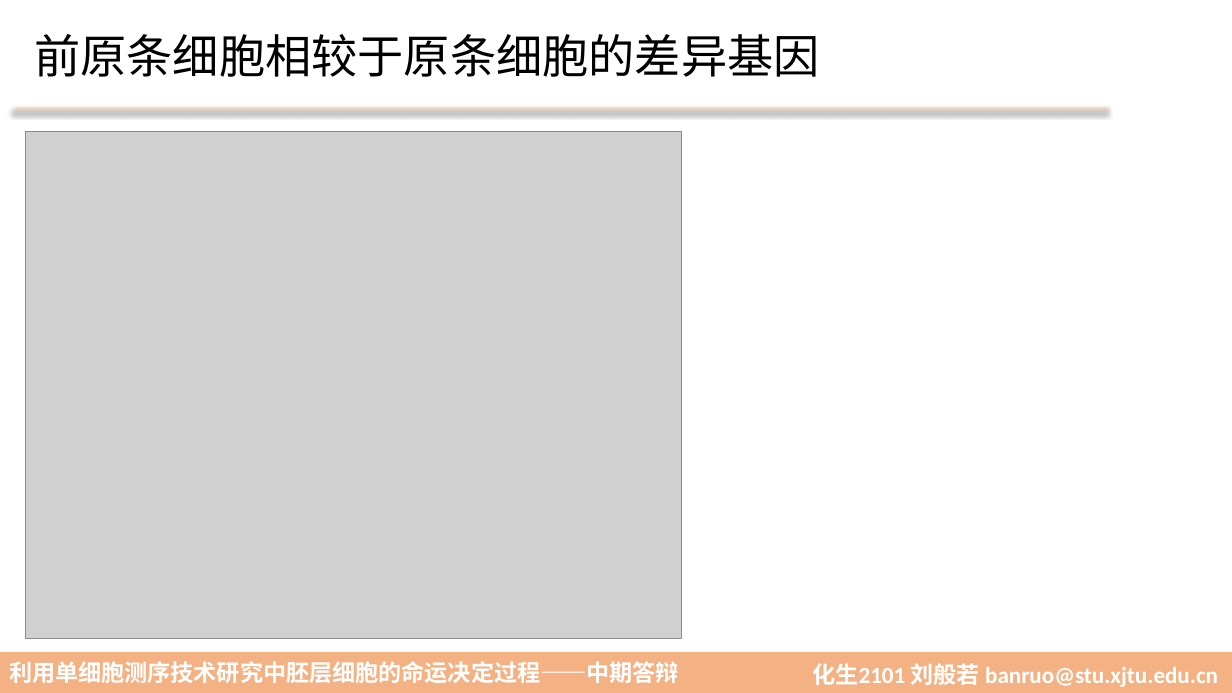
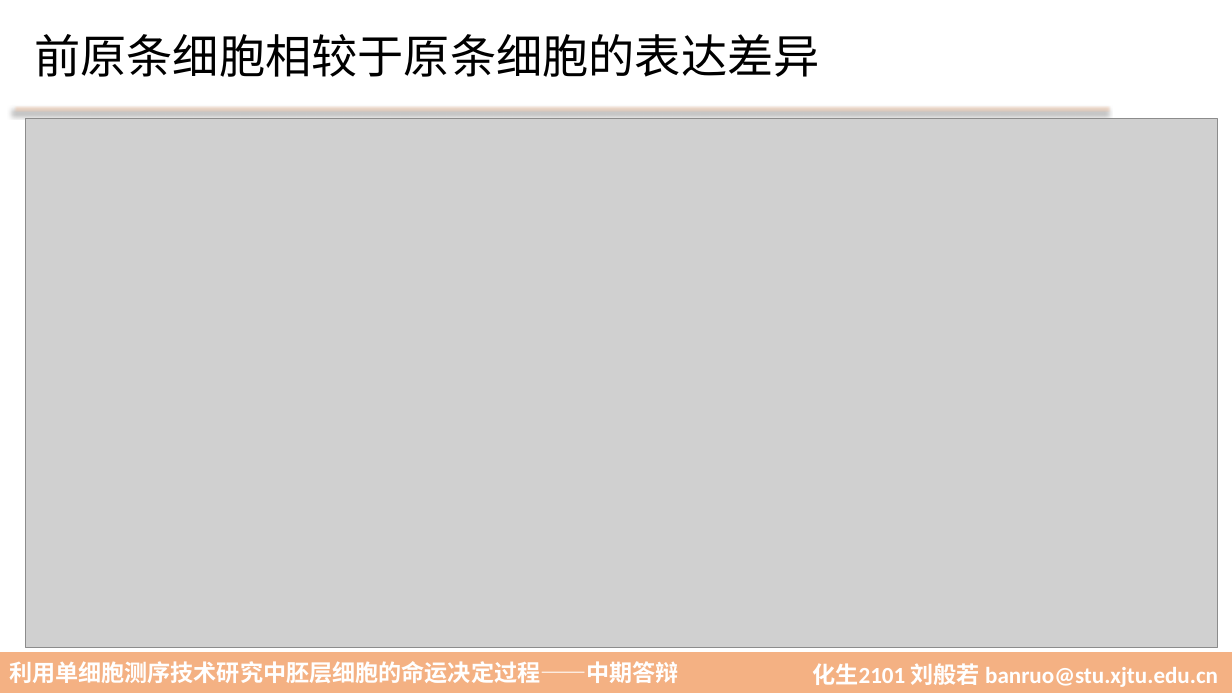
Before and after one commit to herminyliu/sc-fyp, a slide deck: slide 12 of 中期答辩-刘般若.pptx (slide 7 before the commit). Drawn at 1232x693 pixels with LibreOffice and Linux fonts; fonts in the diff are those of the drawing; grey boxes stand for pictures; background and template pictures are left out. Boxes give left, top, right and bottom in pixels: in the first picture for what was removed or moved away, otherwise in the second. Text is boxed around its words. In the diff, an @@ line names an element or a change of style, - is before the commit and + after.

```diff
--- a/中期答辩-刘般若.pptx
+++ b/中期答辩-刘般若.pptx
@@ text at box(34, 34, 819, 77): text changed @@
-前原条细胞相较于原条细胞的差异基因
+前原条细胞相较于原条细胞的表达差异
@@ picture: place and size @@
-picture at box(25, 131, 681, 640)
+picture at box(25, 119, 1217, 648)
```
Also in this commit, not shown: 4 other slides changed, 8 slides added, 16 other files.
